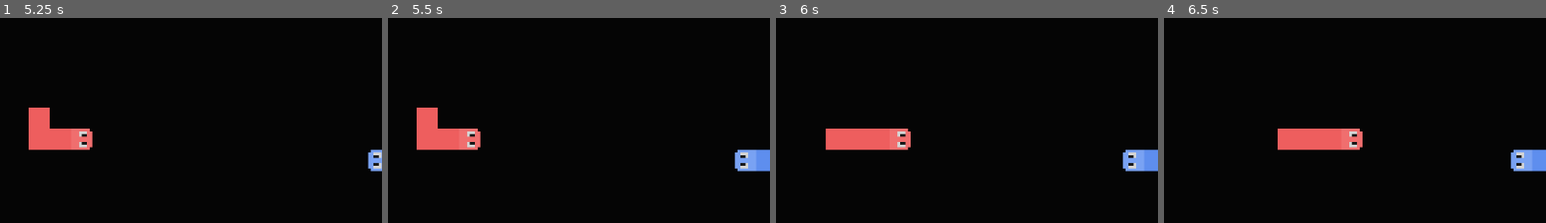
Above: before the commit, frames 1-4 (left to right).
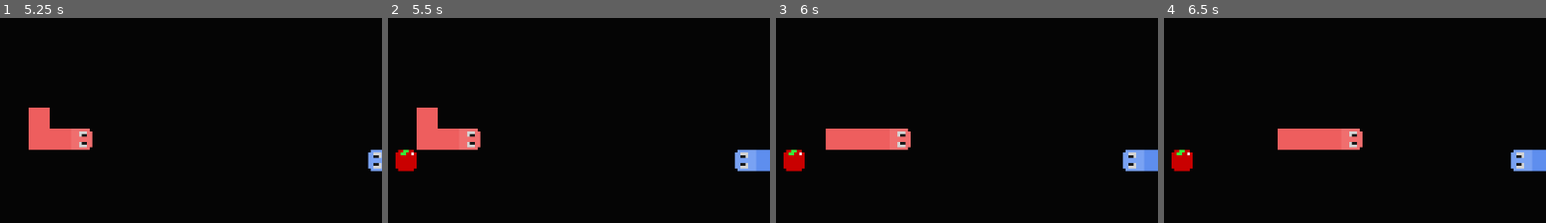
Above: after the commit, the same moments.

Repository: arrowira/MiniJam196Snake
Game: Godot game, scene res://scenes/main.tscn
Same seed, same stepped clock (60 frames per second), same inputs: the game is played once before the commit and once after it.
Inputs:
- Up to frame 1 (5.25 s): tap Enter at 0.5, 3.5 s; hold Right (p1right) 0.53-1.28 s; tap S (p2down) at 0.6, 3.6 s; hold Down (p1down) 1.28-2.03 s; tap A (p2left) at 1.35, 4.35 s; hold Right (p1right) 2.03-2.78 s; tap D (p2right) at 2.1, 5.1 s; tap Space at 2.75 s; hold Up (p1up) 2.78-3.53 s; tap W (p2up) at 2.85 s; hold Left (p1left) 3.53-5.03 s; hold Down (p1down) from 5.03 s (still down)
- Up to frame 2 (5.5 s): keep holding Down (p1down)
- Up to frame 3 (6 s): tap Space at 5.75 s; release Down (p1down) at 5.78 s; hold Right (p1right) from 5.78 s (still down); tap W (p2up) at 5.85 s
- Up to frame 4 (6.5 s): keep holding Right (p1right)
The pictures show only the part of the screen within x 21-71%, y 50-100%; the shares and areas given below are measured in that part.

Frame 1 is identical in both runs. In frame 2, 0.6% of the frame differs, in the area x 2-8%, y 64-75%; in frame 3, 0.6%; in frame 4, 0.6%.

Commit message:
spawn tuning

Diff:
--- a/minijam-196-proj/scenes/main.tscn
+++ b/minijam-196-proj/scenes/main.tscn
@@ -10,6 +10,7 @@
 [ext_resource type="Texture2D" uid="uid://sjvkab515afb" path="res://sprites/snakeHead-1.png.png" id="8_85g3d"]
 [ext_resource type="PackedScene" uid="uid://b6ybdm80pbatp" path="res://scenes/time_spawner.tscn" id="9_85g3d"]
 [ext_resource type="AudioStream" uid="uid://bs3eh0insxy55" path="res://misc/pickupCoin.wav" id="10_choun"]
+[ext_resource type="AudioStream" uid="uid://baoatoaa4mbrh" path="res://misc/random.wav" id="11_ya4ey"]
 
 [node name="main" type="Node2D"]
 script = ExtResource("1_tefeu")
@@ -25,7 +26,7 @@
 
 [node name="AudioStreamPlayer" type="AudioStreamPlayer" parent="."]
 stream = ExtResource("4_jyhfs")
-volume_db = -19.939
+volume_db = -12.306
 autoplay = true
 
 [node name="Camera2D" type="Camera2D" parent="."]
@@ -161,7 +162,10 @@
 
 [node name="pickup" type="AudioStreamPlayer" parent="."]
 stream = ExtResource("10_choun")
+volume_db = 4.771
 
 [node name="deathSound" type="AudioStreamPlayer" parent="."]
+stream = ExtResource("11_ya4ey")
+volume_db = 7.633
 
 [connection signal="pressed" from="Hud/DeathScreen/Button" to="." method="_on_button_pressed"]
--- a/minijam-196-proj/scripts/player1Movement.gd
+++ b/minijam-196-proj/scripts/player1Movement.gd
@@ -53,3 +53,5 @@
 		get_parent().get_parent().whosTurn = 1
 		get_tree().current_scene.get_node("AppleSpawner").Spawn()
 		get_tree().current_scene.get_node("TimeSpawner").Spawn()
+		get_tree().current_scene.get_node("AppleSpawner").Spawn()
+		get_tree().current_scene.get_node("AppleSpawner").Spawn()
--- a/minijam-196-proj/scripts/player2Movement.gd
+++ b/minijam-196-proj/scripts/player2Movement.gd
@@ -49,5 +49,8 @@
 		turnStarted=false
 		get_parent().get_parent().get_node("snakeA").get_node("head").running=true
 		get_parent().get_parent().whosTurn = 2
+
 		get_tree().current_scene.get_node("AppleSpawner").Spawn()
 		get_tree().current_scene.get_node("TimeSpawner").Spawn()
+		get_tree().current_scene.get_node("AppleSpawner").Spawn()
+		get_tree().current_scene.get_node("AppleSpawner").Spawn()
--- a/minijam-196-proj/scripts/snakeManager.gd
+++ b/minijam-196-proj/scripts/snakeManager.gd
@@ -39,10 +39,13 @@
 	if(area.name == "timeCollider"):
 		$head.turnLimit+=1
 		area.get_parent().queue_free()
+		get_parent().get_node("pickup").play()
 	if(area.name == "AppleCollider"):
 		addSegment()
 		area.get_parent().queue_free()
+		get_parent().get_node("pickup").play()
 	if(area.name == "SnakeHead") or (area.name == "SnakeBody"):
+		get_parent().get_node("deathSound").play()
 		get_tree().current_scene.get_node("Hud/DeathScreen").visible = true
 		var txt = get_node("/root/main/Hud/DeathScreen/Win")
 		txt.bbcode_enabled = true
@@ -54,10 +57,13 @@
 	if(area.name == "AppleCollider"):
 		addSegment()
 		area.get_parent().queue_free()
+		get_parent().get_node("pickup").play()
 	if(area.name == "timeCollider"):
 		$head.turnLimit+=1
 		area.get_parent().queue_free()
+		get_parent().get_node("pickup").play()
 	if(area.name == "SnakeHead") or (area.name == "SnakeBody"):
+		get_parent().get_node("deathSound").play()
 		get_tree().current_scene.get_node("Hud/DeathScreen").visible = true
 		var txt = get_node("/root/main/Hud/DeathScreen/Win")
 		txt.bbcode_enabled = true
Not shown: 1 places in minijam-196-proj/scenes/main.tscn that only renumber resources
